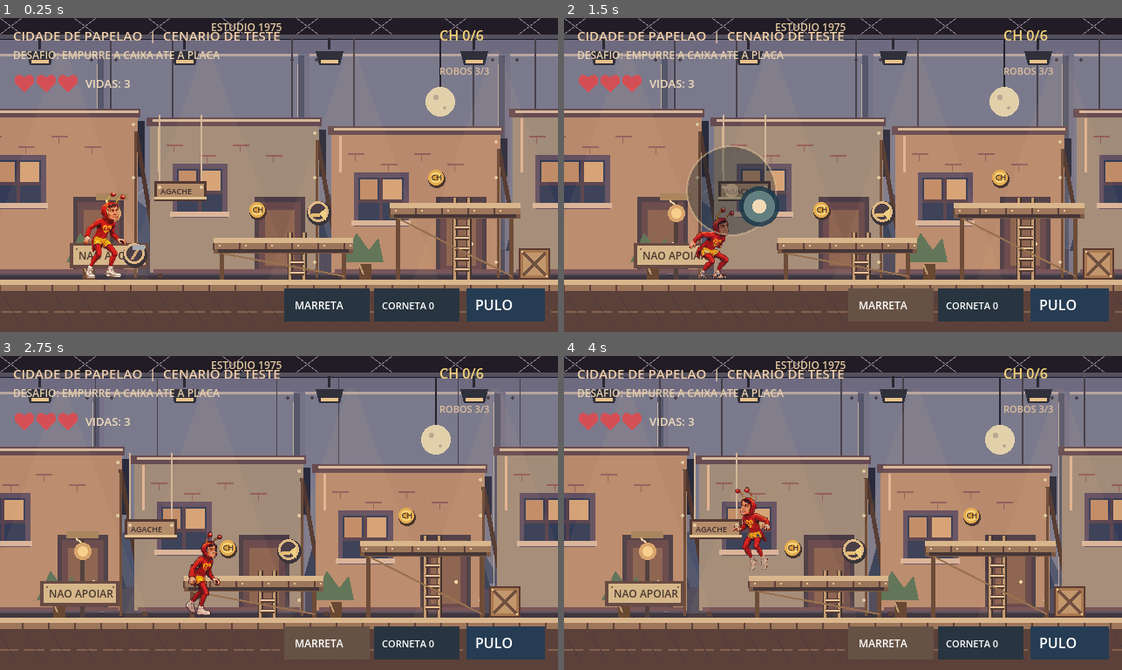
Above: before the commit, frames 1-4 (two rows, left to right).
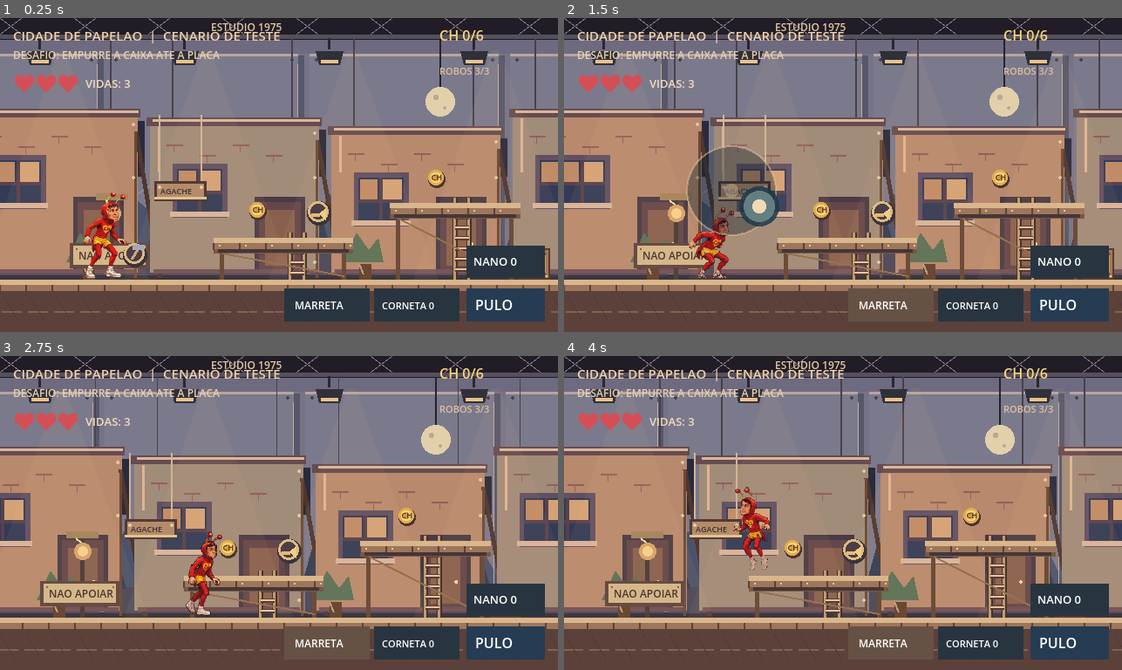
Above: after the commit, the same moments.

Repository: integro-app/chapolin-adventures
Game: Godot game, scene res://scenes/main.tscn
Same seed, same stepped clock (60 frames per second), same inputs: the game is played once before the commit and once after it.
Inputs (mouse positions are in pixels of both pictures, inside the frame that each line leads up to):
- Up to frame 1 (0.25 s): no input
- Up to frame 2 (1.5 s): tap Enter (ui_accept) at 0.5, 0.77 s; move the mouse to (965, 159) at 0.52 s; hold Right (ui_right) 0.53-1.25 s; click (965, 159) at 0.67 s; drag from (731, 190) to (815, 237) at 1.27 s
- Up to frame 3 (2.75 s): move the mouse to (334, 443) at 2.02 s; hold Right (ui_right) from 2.03 s (still down)
- Up to frame 4 (4 s): release Right (ui_right) at 2.75 s; drag from (815, 575) to (675, 465) at 2.77 s; move the mouse to (1010, 560) at 3.52 s; hold Left (ui_left) from 3.53 s (still down); tap Enter (ui_accept) at 3.77 s

The runs differ from the first frame. In frame 1, 1.4% of the frame differs, in the area x 83-98%, y 72-83%; in frame 2, 1.4%; in frame 3, 1.4%; in frame 4, 1.4%.

Commit message:
Implementa Nanicolina com miniatura, 3 usos, tempo e passagem baixa segura

Diff:
--- a/scripts/main.gd
+++ b/scripts/main.gd
@@ -48,6 +48,11 @@
 const HORN_COOLDOWN := 0.6
 const HORN_MAX_CHARGES := 3
 const HORN_EFFECT_DURATION := 0.32
+const NANO_SCALE := 0.34
+const NANO_DURATION := 9.0
+const NANO_MAX_CHARGES := 3
+const NANO_SPEED := 155.0
+const NANO_TUNNEL_MARGIN := 0.5
 
 var hero_pos := Vector2(120.0, 300.0)
 var vertical_speed := 0.0
@@ -118,6 +123,12 @@
 var horn_blast_origin := Vector2.ZERO
 var horn_blast_facing := 1
 var enemy_stun: Array[float] = []
+var nano_pickups: Array[Vector2] = []
+var nano_pickup_collected: Array[bool] = []
+var nano_tunnels: Array[Rect2] = []
+var nano_unlocked := false
+var nano_charges := 0
+var nano_remaining := 0.0
 var low_beams: Array[Rect2] = []
 var ladders: Array[Rect2] = []
 var ropes: Array[Vector3] = []
@@ -145,6 +156,10 @@
 	combat_pickups = Stage.combat_pickups()
 	for _pickup in combat_pickups:
 		pickup_collected.append(false)
+	nano_pickups = Stage.nano_pickups()
+	nano_tunnels = Stage.nano_tunnels()
+	for _nano_pickup in nano_pickups:
+		nano_pickup_collected.append(false)
 	_reset_enemies()
 
 	# Mesmos sprites aprovados para idle, caminhada e salto.
@@ -166,6 +181,7 @@
 		queue_redraw()
 		return
 	var previous_foot_y: float = hero_pos.y
+	_update_nano_timer(delta)
 	hammer_cooldown = maxf(0.0, hammer_cooldown - delta)
 	hammer_swing_time = maxf(0.0, hammer_swing_time - delta)
 	horn_cooldown = maxf(0.0, horn_cooldown - delta)
@@ -189,16 +205,16 @@
 	if absf(axis) > 0.1:
 		direction = 1 if axis > 0.0 else -1
 		facing = direction
-	# Crouch lowers the physical collision profile without stretching an art frame.
+	# Agachamento continua normal; a Nanicolina substitui a altura de colisao.
 	var wants_crouch := crouch_held or (Input.is_action_pressed("ui_down") and _ladder_near(hero_pos.x, hero_pos.y).size.x == 0.0)
-	is_crouching = grounded and (wants_crouch or _under_low_beam(hero_pos.x, hero_pos.y))
+	is_crouching = grounded and not _nano_active() and (wants_crouch or _under_low_beam(hero_pos.x, hero_pos.y))
 	if direction == 0 or direction != run_direction or not grounded or is_crouching:
 		run_hold_time = 0.0
 	else:
 		run_hold_time += delta
 	run_direction = direction
 	running = direction != 0 and grounded and not is_crouching and run_hold_time >= RUN_DELAY and run_texture != null
-	var move_speed := CROUCH_SPEED if is_crouching else (RUN_SPEED if running else SPEED)
+	var move_speed := NANO_SPEED if _nano_active() else (CROUCH_SPEED if is_crouching else (RUN_SPEED if running else SPEED))
 	var travel := axis * move_speed * delta
 	if not grounded and absf(rope_release_vx) > 0.1:
 		# Preserva a velocidade do pendulo depois do salto; o joystick so faz
@@ -512,40 +528,41 @@
 	return true
 
 func _move_x_with_crates(distance: float) -> float:
-	var next_x: float = clampf(hero_pos.x + distance, HERO_HALF_WIDTH, Stage.WORLD_WIDTH - HERO_HALF_WIDTH)
+	var half_width: float = _hero_collision_half_width()
+	var next_x: float = clampf(hero_pos.x + distance, half_width, Stage.WORLD_WIDTH - half_width)
 	for i in range(crates.size()):
 		var block: Rect2 = crates[i]
 		# Continua permitindo subir e aterrissar no topo das caixas.
-		if hero_pos.y <= block.position.y + 4.0 or hero_pos.y - 75.0 >= block.end.y:
+		if hero_pos.y <= block.position.y + 4.0 or hero_pos.y - _hero_collision_height() >= block.end.y:
 			continue
-		if distance > 0.0 and hero_pos.x + HERO_HALF_WIDTH <= block.position.x + 0.001 and next_x + HERO_HALF_WIDTH > block.position.x:
-			var push_right: float = next_x + HERO_HALF_WIDTH - block.position.x
+		if distance > 0.0 and hero_pos.x + half_width <= block.position.x + 0.001 and next_x + half_width > block.position.x:
+			var push_right: float = next_x + half_width - block.position.x
 			if not _try_push_crate(i, push_right):
-				next_x = block.position.x - HERO_HALF_WIDTH
-		elif distance < 0.0 and hero_pos.x - HERO_HALF_WIDTH >= block.end.x - 0.001 and next_x - HERO_HALF_WIDTH < block.end.x:
-			var push_left: float = next_x - HERO_HALF_WIDTH - block.end.x
+				next_x = block.position.x - half_width
+		elif distance < 0.0 and hero_pos.x - half_width >= block.end.x - 0.001 and next_x - half_width < block.end.x:
+			var push_left: float = next_x - half_width - block.end.x
 			if not _try_push_crate(i, push_left):
-				next_x = block.end.x + HERO_HALF_WIDTH
-
-	# Barreiras baixas seguem respeitando a altura do agachamento.
-	var head_y: float = hero_pos.y - (CROUCH_HEIGHT if is_crouching else STAND_HEIGHT)
-	for beam in low_beams:
-		if head_y >= beam.end.y or hero_pos.y <= beam.position.y:
+				next_x = block.end.x + half_width
+
+	# Obstaculos superiores usam a altura real: normal, agachado ou nano.
+	var head_y: float = hero_pos.y - _hero_collision_height()
+	for beam in low_beams + nano_tunnels:
+		if head_y >= beam.end.y - NANO_TUNNEL_MARGIN or hero_pos.y <= beam.position.y:
 			continue
-		if distance > 0.0 and hero_pos.x + HERO_HALF_WIDTH <= beam.position.x and next_x + HERO_HALF_WIDTH > beam.position.x:
-			next_x = beam.position.x - HERO_HALF_WIDTH
-		elif distance < 0.0 and hero_pos.x - HERO_HALF_WIDTH >= beam.end.x and next_x - HERO_HALF_WIDTH < beam.end.x:
-			next_x = beam.end.x + HERO_HALF_WIDTH
+		if distance > 0.0 and hero_pos.x + half_width <= beam.position.x and next_x + half_width > beam.position.x:
+			next_x = beam.position.x - half_width
+		elif distance < 0.0 and hero_pos.x - half_width >= beam.end.x and next_x - half_width < beam.end.x:
+			next_x = beam.end.x + half_width
 
 	# A grade e solida ate a caixa ativar a placa de pressao.
 	if not puzzle_gate_open:
 		for gate in puzzle_gates:
 			if head_y >= gate.end.y or hero_pos.y <= gate.position.y:
 				continue
-			if distance > 0.0 and hero_pos.x + HERO_HALF_WIDTH <= gate.position.x and next_x + HERO_HALF_WIDTH > gate.position.x:
-				next_x = gate.position.x - HERO_HALF_WIDTH
-			elif distance < 0.0 and hero_pos.x - HERO_HALF_WIDTH >= gate.end.x and next_x - HERO_HALF_WIDTH < gate.end.x:
-				next_x = gate.end.x + HERO_HALF_WIDTH
+			if distance > 0.0 and hero_pos.x + half_width <= gate.position.x and next_x + half_width > gate.position.x:
+				next_x = gate.position.x - half_width
+			elif distance < 0.0 and hero_pos.x - half_width >= gate.end.x and next_x - half_width < gate.end.x:
+				next_x = gate.end.x + half_width
 	return next_x
 
 func _reset_enemies() -> void:
@@ -588,8 +605,9 @@
 func _check_threat_collisions(previous_foot_y: float) -> bool:
 	if hurt_grace > 0.0 or stage_complete:
 		return false
-	var hero_height: float = CROUCH_HEIGHT if is_crouching else STAND_HEIGHT
-	var hero_box := Rect2(hero_pos.x - HERO_HALF_WIDTH, hero_pos.y - hero_height, HERO_HALF_WIDTH * 2.0, hero_height)
+	var hero_height: float = _hero_collision_height()
+	var hero_width: float = _hero_collision_half_width()
+	var hero_box := Rect2(hero_pos.x - hero_width, hero_pos.y - hero_height, hero_width * 2.0, hero_height)
 	for i in range(enemy_positions.size()):
 		if not enemy_active[i]:
 			continue
@@ -659,6 +677,54 @@
 		_respawn()
 	queue_redraw()
 
+func _nano_active() -> bool:
+	return nano_remaining > 0.0
+
+func _hero_collision_height() -> float:
+	if _nano_active():
+		return STAND_HEIGHT * NANO_SCALE
+	return CROUCH_HEIGHT if is_crouching else STAND_HEIGHT
+
+func _hero_collision_half_width() -> float:
+	return HERO_HALF_WIDTH * NANO_SCALE if _nano_active() else HERO_HALF_WIDTH
+
+func _inside_nano_passage() -> bool:
+	# So mantem o efeito ativo enquanto o personagem esta abaixo do telhado.
+	for tunnel in nano_tunnels:
+		if hero_pos.y > tunnel.end.y and hero_pos.x + HERO_HALF_WIDTH > tunnel.position.x and hero_pos.x - HERO_HALF_WIDTH < tunnel.end.x:
+			return true
+	return false
+
+func _update_nano_timer(delta: float) -> void:
+	if nano_remaining <= 0.0:
+		return
+	nano_remaining = maxf(0.0, nano_remaining - delta)
+	if nano_remaining <= 0.0 and _inside_nano_passage():
+		# Evita crescer dentro da passagem e travar a movimentacao.
+		nano_remaining = 0.12
+
+func _use_nano() -> void:
+	if game_over or stage_complete or not nano_unlocked or nano_charges <= 0 or _nano_active():
+		return
+	if swinging or climbing:
+		return
+	nano_charges -= 1
+	nano_remaining = NANO_DURATION
+	is_crouching = false
+	running = false
+	run_hold_time = 0.0
+	queue_redraw()
+
+func _collect_nano_pickups() -> void:
+	for i in range(nano_pickups.size()):
+		if nano_pickup_collected[i]:
+			continue
+		var pickup: Vector2 = nano_pickups[i]
+		if absf(hero_pos.x - pickup.x) <= 24.0 and pickup.y >= hero_pos.y - _hero_collision_height() - 10.0 and pickup.y <= hero_pos.y + 10.0:
+			nano_pickup_collected[i] = true
+			nano_unlocked = true
+			nano_charges = NANO_MAX_CHARGES
+
 func _use_hammer() -> void:
 	if stage_complete or game_over or not hammer_unlocked or hammer_cooldown > 0.0:
 		return
@@ -716,6 +782,7 @@
 
 func _update_level_progress() -> void:
 	_collect_combat_pickups()
+	_collect_nano_pickups()
 	# As medalhas sao opcionais, coletadas ao tocar no corpo do heroi.
 	# O progresso permanece quando ele cai e retorna ao checkpoint.
 	for i in range(medals.size()):
@@ -748,6 +815,11 @@
 	lives = MAX_LIVES
 	game_over = false
 	damage_knockback_vx = 0.0
+	nano_unlocked = false
+	nano_charges = 0
+	nano_remaining = 0.0
+	for i in range(nano_pickup_collected.size()):
+		nano_pickup_collected[i] = false
 	hammer_unlocked = false
 	horn_unlocked = false
 	horn_charges = 0
@@ -777,6 +849,7 @@
 
 func _respawn() -> void:
 	hero_pos = respawn_point
+	nano_remaining = 0.0
 	hurt_grace = DAMAGE_GRACE
 	damage_knockback_vx = 0.0
 	vertical_speed = 0.0
@@ -834,6 +907,8 @@
 		_draw_crate(block)
 	for beam in low_beams:
 		_draw_low_beam(beam)
+	for tunnel in nano_tunnels:
+		_draw_nano_tunnel(tunnel)
 	for rope in ropes:
 		_draw_rope(rope)
 	_draw_checkpoint()
@@ -844,6 +919,9 @@
 	for i in range(combat_pickups.size()):
 		if not pickup_collected[i]:
 			_draw_combat_pickup(combat_pickups[i])
+	for i in range(nano_pickups.size()):
+		if not nano_pickup_collected[i]:
+			_draw_nano_pickup(nano_pickups[i])
 	if horn_effect_time > 0.0:
 		_draw_horn_wave()
 	for i in range(enemy_positions.size()):
@@ -857,7 +935,8 @@
 		_draw_hammer_swing()
 
 	# O Chapolin usa os sprites oficiais: nenhum pixel dele foi alterado.
-	draw_set_transform(Vector2(roundf(hero_pos.x - camera_x), roundf(hero_pos.y)), 0.0, Vector2(float(facing), 1.0))
+	var hero_scale: float = NANO_SCALE if _nano_active() else 1.0
+	draw_set_transform(Vector2(roundf(hero_pos.x - camera_x), roundf(hero_pos.y)), 0.0, Vector2(float(facing) * hero_scale, hero_scale))
 	# Pisca durante a invulnerabilidade sem alterar os sprites oficiais.
 	if hurt_grace <= 0.0 or int(hurt_grace * 14.0) % 2 == 0:
 		_draw_chapolin()
@@ -1057,6 +1136,22 @@
 	var light := Color("#7fca8b") if puzzle_gate_open else Color("#e2a26d")
 	draw_circle(Vector2(gate.position.x + gate.size.x / 2.0, gate.position.y - 10.0), 5.0, light)
 
+func _draw_nano_tunnel(tunnel: Rect2) -> void:
+	# Pequena passagem por baixo do painel, deixando apenas 36px de altura.
+	draw_rect(tunnel, Color("#49363a"))
+	draw_rect(Rect2(tunnel.position.x + 3.0, tunnel.position.y + 2.0, tunnel.size.x - 6.0, tunnel.size.y - 5.0), Color("#bd926d"))
+	draw_line(Vector2(tunnel.position.x, tunnel.end.y - 2.0), Vector2(tunnel.end.x, tunnel.end.y - 2.0), Color("#f0c79d"), 3.0)
+	draw_line(tunnel.position + Vector2(5.0, 2.0), tunnel.end - Vector2(5.0, 2.0), Color("#795356"), 2.0)
+	draw_string(ThemeDB.fallback_font, Vector2(tunnel.position.x + 3.0, tunnel.position.y - 8.0), "NANICOLINA", HORIZONTAL_ALIGNMENT_LEFT, -1, 10, Color("#ffe7ae"))
+
+func _draw_nano_pickup(pos: Vector2) -> void:
+	draw_circle(pos + Vector2(1.0, 2.0), 13.0, Color("#443841"))
+	draw_circle(pos, 11.0, Color("#c6d99c"))
+	draw_circle(pos, 8.0, Color("#547d5c"))
+	draw_rect(Rect2(pos.x - 4.0, pos.y - 8.0, 8.0, 16.0), Color("#eee8b0"))
+	draw_rect(Rect2(pos.x - 3.0, pos.y - 6.0, 6.0, 9.0), Color("#8ac3a0"))
+	draw_line(pos + Vector2(-3.0, -2.0), pos + Vector2(3.0, -2.0), Color("#d7f2cc"), 2.0)
+
 func _draw_combat_pickup(pickup: Vector3) -> void:
 	var pos := Vector2(pickup.x, pickup.y)
 	var kind: int = int(pickup.z)
@@ -1336,6 +1431,10 @@
 	draw_string(ThemeDB.fallback_font, Vector2(438.0, 334.0), "CORNETA %d" % horn_charges, HORIZONTAL_ALIGNMENT_LEFT, -1, 11, Color.WHITE)
 	draw_rect(Rect2(535.0, 310.0, 90.0, 38.0), Color("#263c53"))
 	draw_string(ThemeDB.fallback_font, Vector2(545.0, 335.0), "PULO", HORIZONTAL_ALIGNMENT_LEFT, -1, 16, Color.WHITE)
+	var nano_color := Color("#6c9973") if _nano_active() else (Color("#496551") if nano_unlocked and nano_charges > 0 else Color("#283540"))
+	draw_rect(Rect2(535.0, 261.0, 90.0, 37.0), nano_color)
+	var nano_label := "NANO %ds" % int(ceil(nano_remaining)) if _nano_active() else "NANO %d" % nano_charges
+	draw_string(ThemeDB.fallback_font, Vector2(543.0, 284.0), nano_label, HORIZONTAL_ALIGNMENT_LEFT, -1, 13, Color.WHITE)
 	draw_string(ThemeDB.fallback_font, Vector2(15.0, 26.0), "CIDADE DE PAPELAO  |  CENARIO DE TESTE", HORIZONTAL_ALIGNMENT_LEFT, -1, 15, Color("#f0cfaa"))
 	var puzzle_text := "GRADE ABERTA!" if puzzle_gate_open else "DESAFIO: EMPURRE A CAIXA ATE A PLACA"
 	draw_string(ThemeDB.fallback_font, Vector2(15.0, 47.0), puzzle_text, HORIZONTAL_ALIGNMENT_LEFT, -1, 12, Color("#e9d1ac"))
@@ -1383,7 +1482,9 @@
 		_use_hammer()
 	elif pos.x >= 429.0 and pos.x <= 528.0 and pos.y >= 295.0 and pos.y <= 360.0:
 		_use_horn()
-	elif pos.x >= 535.0 and pos.x <= 640.0 and pos.y >= 285.0 and pos.y <= 360.0:
+	elif pos.x >= 535.0 and pos.x <= 640.0 and pos.y >= 255.0 and pos.y < 300.0:
+		_use_nano()
+	elif pos.x >= 535.0 and pos.x <= 640.0 and pos.y >= 300.0 and pos.y <= 360.0:
 		# Keep PULO independent from the joystick finger.
 		jump_requested = true
 
